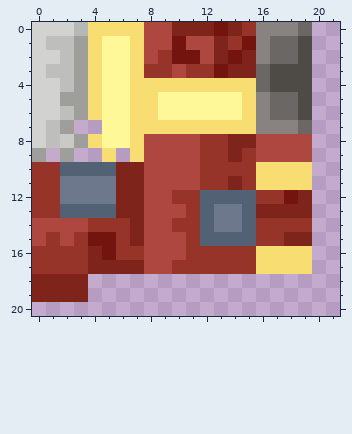
Edited in one commit: pixel-art sprite (assets/minecraft/textures/custom/wax.png). Above: the version before the commit.
The file is 32x32 pixels. Colours within 5 levels of each other are drawn and written as one. Shown: x 0..21, y 0..20.
And afterwards:
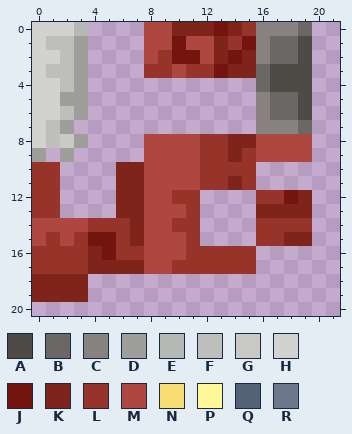
Palette (. is transparent): A #4e4a46  B #6b6764  C #888280  D #9e9f9a  E #b5b8b5  F #bebebc  G #c9cac5  H #d2d2d0  J #73140f  K #7e241b  L #97342a  M #af4741  N #f8dd72  P #fff899  Q #536174  R #6e788c
What changed:
Changed rows in their new state; - is an unchanged pixel.
first column x 2:
 0 --....------------
 1 --....------------
 2 --....------------
 3 --....------------
 4 --............----
 5 --............----
 6 --............----
 7 ---...........----
 8 --....------------
 9 ---.-.------------
10 ....----------....
11 ....----------....
12 ....------....----
13 ....------....----
14 ----------....----
15 ----------....----
16 --------------....
17 --------------....
Pixel boxes of the changes (left, top, right, bottom) in both pictures:
erased: (60, 22, 312, 274)
